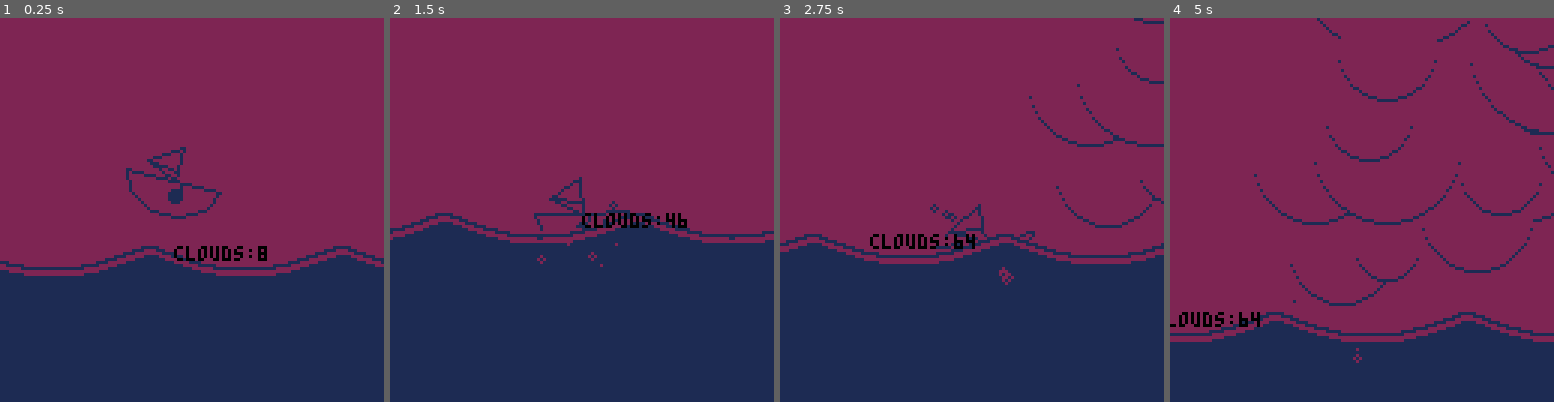
Above: before the commit, frames 1-4 (left to right).
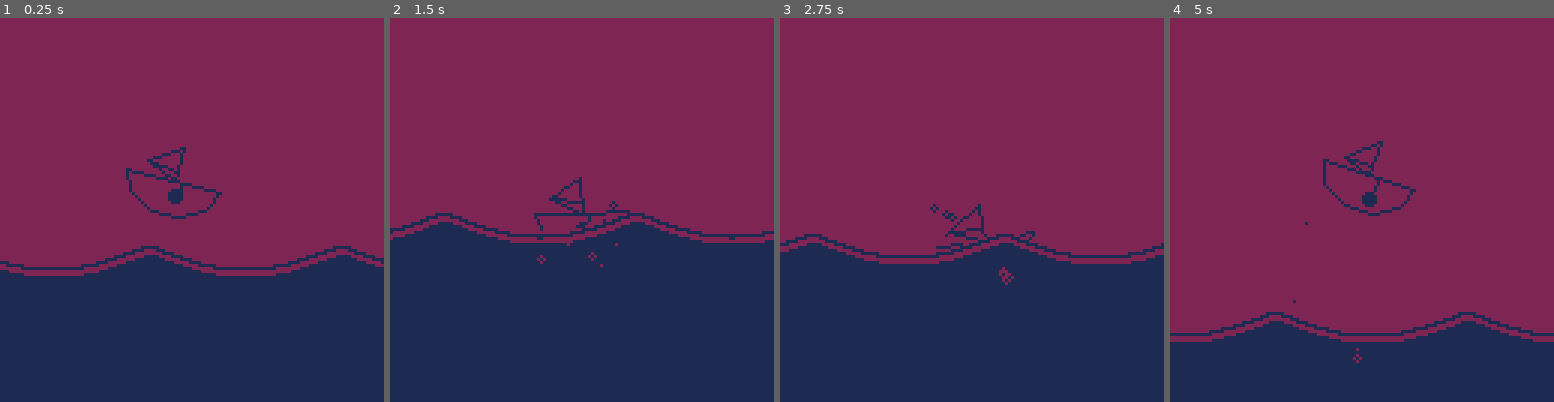
Above: after the commit, the same moments.

Repository: seleb/SimpleJam
Game: PICO-8 cartridge sailin.p8
The game is run twice, just before and just after one commit, with the same random seed, the same clock (stepped at 60 frames per second) and the same inputs.
Inputs:
- Up to frame 1 (0.25 s): no input
- Up to frame 2 (1.5 s): no input
- Up to frame 3 (2.75 s): hold Right 1.6-2.1 s; hold Up 2.15-2.42 s; hold Right from 2.47 s (still down)
- Up to frame 4 (5 s): release Right at 3.03 s; hold Left 3.08-3.58 s; hold Right 4.02-4.68 s; hold Up from 4.73 s (still down)

The runs differ from the first frame. In frame 1, 0.4% of the frame differs, in the area x 45-70%, y 59-64%; in frame 2, 0.5%; in frame 3, 1.2%; in frame 4, 3.4%, in the area x 0-100%, y 0-81%.

Commit message:
better clouds

Diff:
--- a/sailin.p8
+++ b/sailin.p8
@@ -141,13 +141,13 @@
  end
 
 
- if #clouds < 64 then
+ if #clouds < sin(time()/50)*64 then
   local c = {}
 
   c.vx = (rnd(abs(wave_speed/3))+0.1)*sgn(wave_speed)
   c.r = flr(rnd(20))+10
   c.x = cam.x+(128+rnd(128)+c.r)*sgn(player.vx)
-  c.y = min(wave(cam.x)-c.r-rnd(128),cam.y+rnd(256)-128)
+  c.y = flr(wave(cam.x)-c.r-32-rnd(128))
   add(clouds,c)
  end
 
@@ -262,26 +262,17 @@
 end
 
 function _draw()
+ -- clear
  camera(0,0)
  color(2)
  rectfill(0,0,128,128)
-
+ -- draw scene
  camera(cam.x, cam.y)
-
  draw_boat()
-
-
-
  foreach(splashes, draw_splashes)
  draw_waves()
  foreach(bubbles, draw_bubbles)
  foreach(clouds, draw_clouds)
- color(0)
- print("clouds:"..#clouds,0,0)
- --[[color(2)
- for x = cam.x,cam.x+128 do
-  line(x,11+wave(x),x,12+wave(x+1))
- end]]
 end
 
 function draw_boat()
